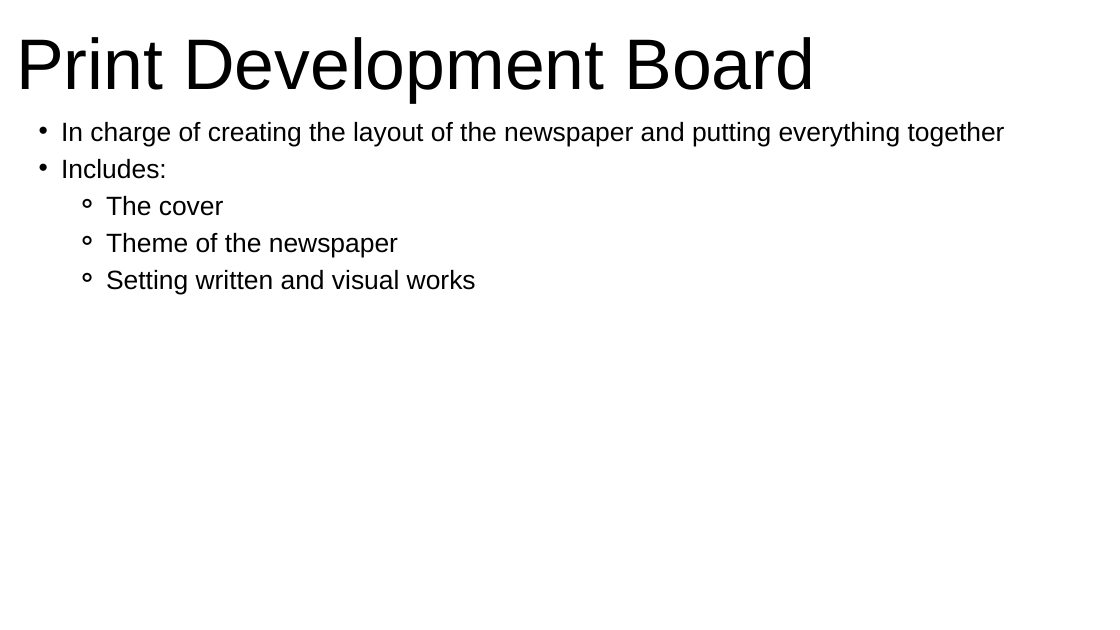
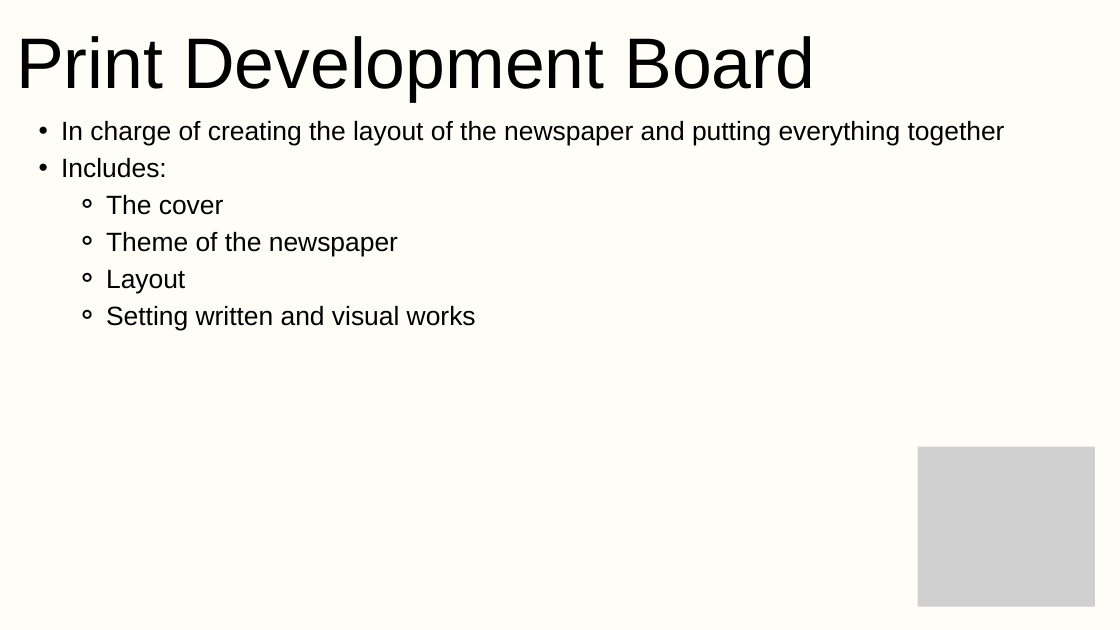
Before and after one commit to TazmeenM/pantherPressSlidesProject, a slide deck: slide 12 of 2024-2025 Information Session Slides.pptx (slide 10 before the commit). Drawn at 1120x630 pixels with LibreOffice and Linux fonts; fonts in the diff are those of the drawing; grey boxes stand for pictures. Boxes give left, top, right and bottom in pixels: in the first picture for what was removed or moved away, otherwise in the second. Text is boxed around its words. In the diff, an @@ line names an element or a change of style, - is before the commit and + after.

```diff
--- a/2024-2025 Information Session Slides.pptx
+++ b/2024-2025 Information Session Slides.pptx
@@ background #FFFFFF to #FFFDF8 @@
@@ text at bbox=[106, 269, 185, 294]: paragraph added @@
+    ⚬ Layout
@@ picture added at bbox=[918, 446, 1095, 606] @@
```
Also in this commit, not shown: 9 other slides changed, 6 slides added.
